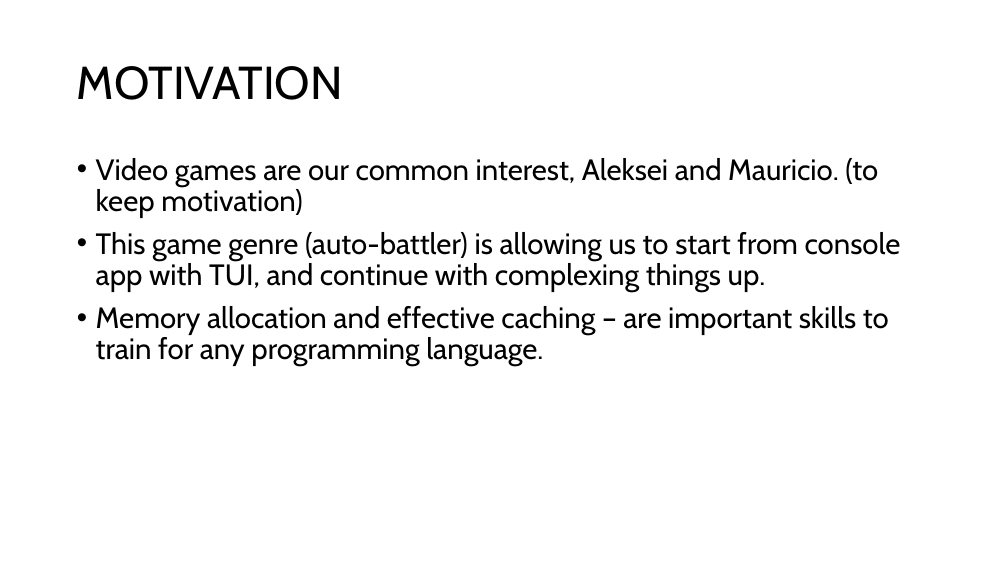
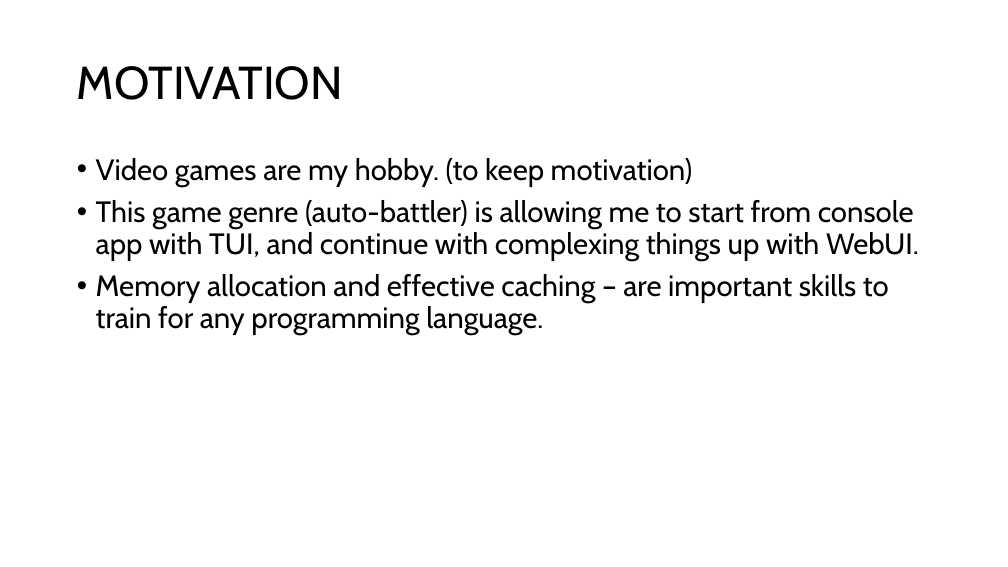
Before and after one commit to AlekseiVasiukov/RustProject, a slide deck: slide 4 of Docs/FinalProject_Rust_Vasiukov_Barros.pptx. Drawn at 1008x567 pixels with LibreOffice and Linux fonts; fonts in the diff are those of the drawing. Boxes give left, top, right and bottom in pixels: in the first picture for what was removed or moved away, otherwise in the second. Text is boxed around its words. In the diff, an @@ line names an element or a change of style, - is before the commit and + after.

```diff
--- a/Docs/FinalProject_Rust_Vasiukov_Barros.pptx
+++ b/Docs/FinalProject_Rust_Vasiukov_Barros.pptx
@@ text at bbox=[96, 158, 919, 261]: text changed @@
-• Video games are our common interest, Aleksei and Mauricio. (to keep motivation)
-• This game genre (auto-battler) is allowing us to start from console app with TUI, and continue with complexing things up.
+• Video games are my hobby. (to keep motivation)
+• This game genre (auto-battler) is allowing me to start from console app with TUI, and continue with complexing things up with WebUI.
```
Also in this commit, not shown: 2 other slides changed, 3 other files.
